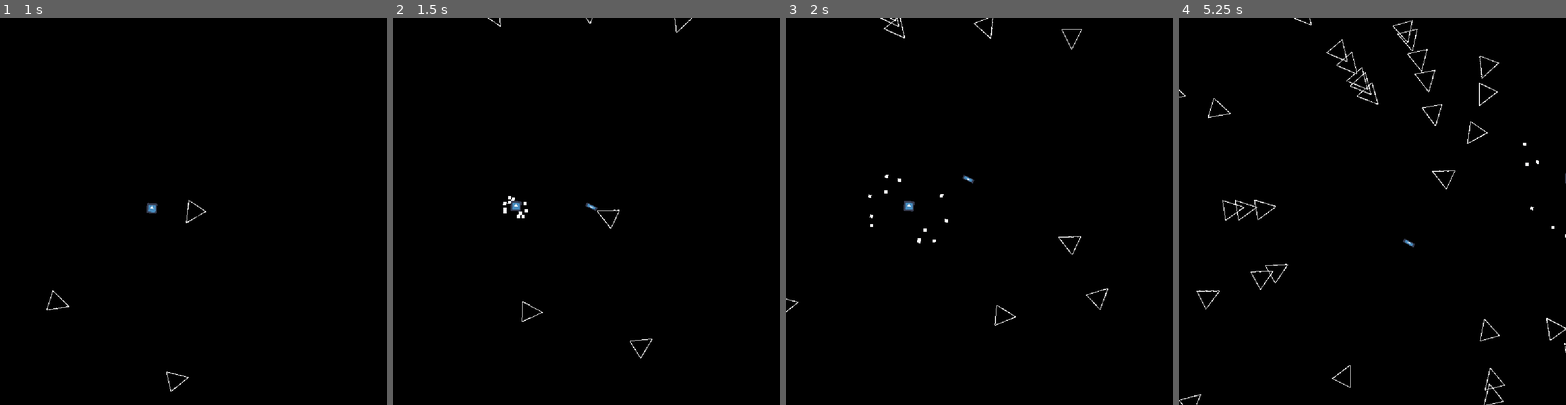
Above: before the commit, frames 1-4 (left to right).
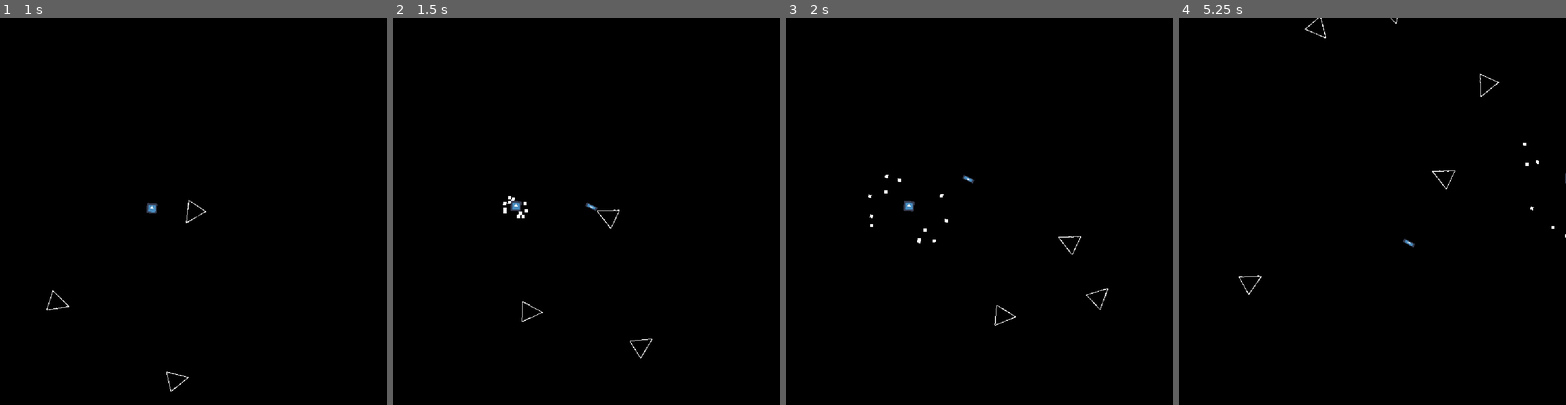
Above: after the commit, the same moments.

Repository: adrianriverof/juego-viaje
Game: Godot game, scene res://level.tscn
Same seed, same stepped clock (60 frames per second), same inputs: the game is played once before the commit and once after it. The engine's default icon, where the game draws it, is replaced by a stand-in: a white triangle on a blue panel in a dark square.
Inputs:
- Up to frame 1 (1 s): tap Enter at 0.5 s; hold U (p1right) from 0.53 s (still down); hold T (p1mine) from 0.53 s (still down)
- Up to frame 2 (1.5 s): release U (p1right) at 1.28 s; release T (p1mine) at 1.28 s; hold E (p1down) from 1.28 s (still down); tap R (p1shoot) at 1.35 s
- Up to frame 3 (2 s): keep holding E (p1down)
- Up to frame 4 (5.25 s): release E (p1down) at 2.03 s; hold T (p1mine) 2.03-2.78 s; hold U (p1right) 2.03-3.53 s; tap R (p1shoot) at 2.85, 4.35 s; hold T (p1mine) 3.53-4.28 s; hold O (p1left) 3.53-5.03 s; hold E (p1down) from 5.03 s (still down); hold T (p1mine) from 5.03 s (still down)

Frame 1 is identical in both runs. In frame 2, less than 0.1% of the frame differs, in the area x 24-78%, y 0-4%; in frame 3, 0.1%; in frame 4, 0.9%, in the area x 0-100%, y 0-100%.

Commit message:
no debe ser mucho, sobre todo del to-do

Diff:
--- a/enemy.gd
+++ b/enemy.gd
@@ -46,7 +46,7 @@
 
 func check_if_dead():
 
-	print("checkeamso")
+	#print("checkeamso")
 	if life <= 0:
 		destroy()
 
@@ -64,10 +64,10 @@
 	rng.randomize() # al final es tanto lío que vo a acabar volviendo a lo de antes
 	var number = rng.randi_range(1,20)
 
-	print("ha tirado un dado y ha salido: ", number)
+	#print("ha tirado un dado y ha salido: ", number)
 
 	if number == 6:
-		print("es 6")
+		#print("es 6")
 		# estos powerups tal vez deberían estar balanceados de una manera más global
 		# como que el juego aumente o reduzca las posibilidades de que se genere
 
--- a/level.gd
+++ b/level.gd
@@ -36,10 +36,11 @@
 
 	if score >= 1000:
 		$"you win".visible = true
+	elif score >= 50:
+		pass
+	elif score >= 20:
+		change_enemy_spawn_time(1)
 
-	elif score >= 20:
-		change_enemy_spawn_time(0.1)
-		#print("----------------------- cambia el tiempo")
 
 
 func change_enemy_spawn_time(new_seconds):
@@ -48,7 +49,7 @@
 func drop_enemy():
 
 	var enemy_instance = choose_enemy_instance() # enemy.instance()
-	print(enemy_instance)
+	#print(enemy_instance)
 
 	enemy_instance.position = calculate_position_to_spawn_enemy()
 	enemy_instance.player = get_node("player")
@@ -58,7 +59,7 @@
 func choose_enemy_instance():
 
 	var numero_aleatorio = numero_entre_1_y_(100)
-	print(numero_aleatorio)
+	#print(numero_aleatorio)
 
 	if numero_aleatorio in range(1,lateral_percentage+1):  # inc, exc
 		return enemy_lateral_move.instance()
--- a/level.tscn
+++ b/level.tscn
@@ -87,7 +87,6 @@
 position = Vector2( 754, 719 )
 
 [node name="enemy_spawn" type="Timer" parent="."]
-wait_time = 0.1
 autostart = true
 
 [node name="you win" type="RichTextLabel" parent="."]
Not shown, changed: todo.txt
